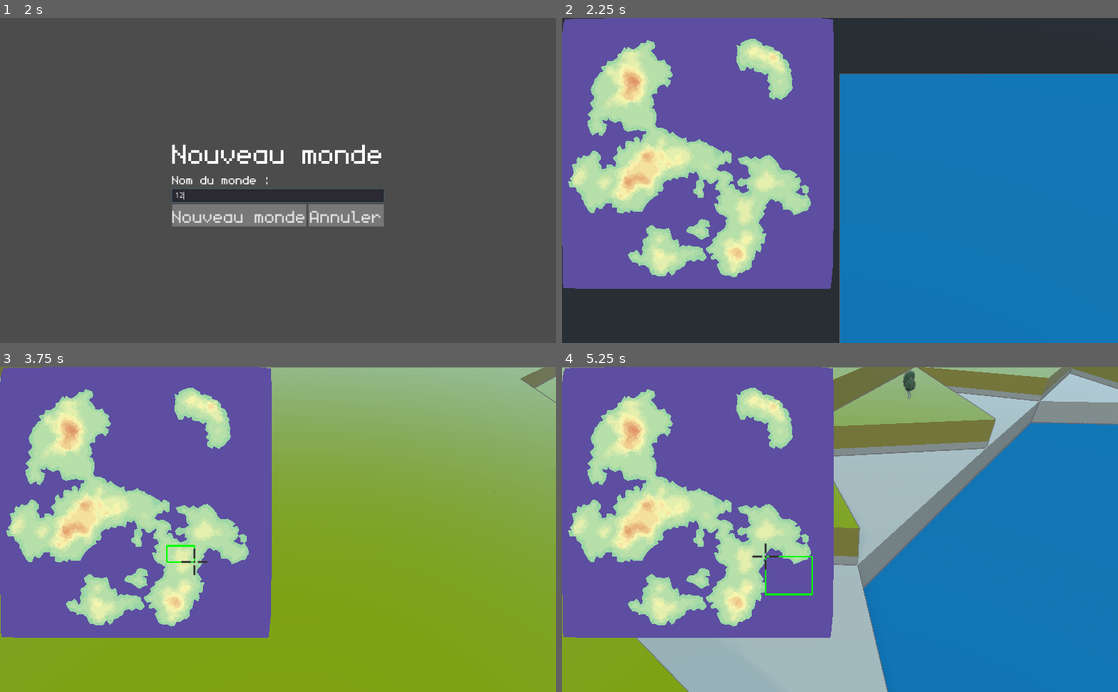
Above: before the commit, frames 1-4 (two rows, left to right).
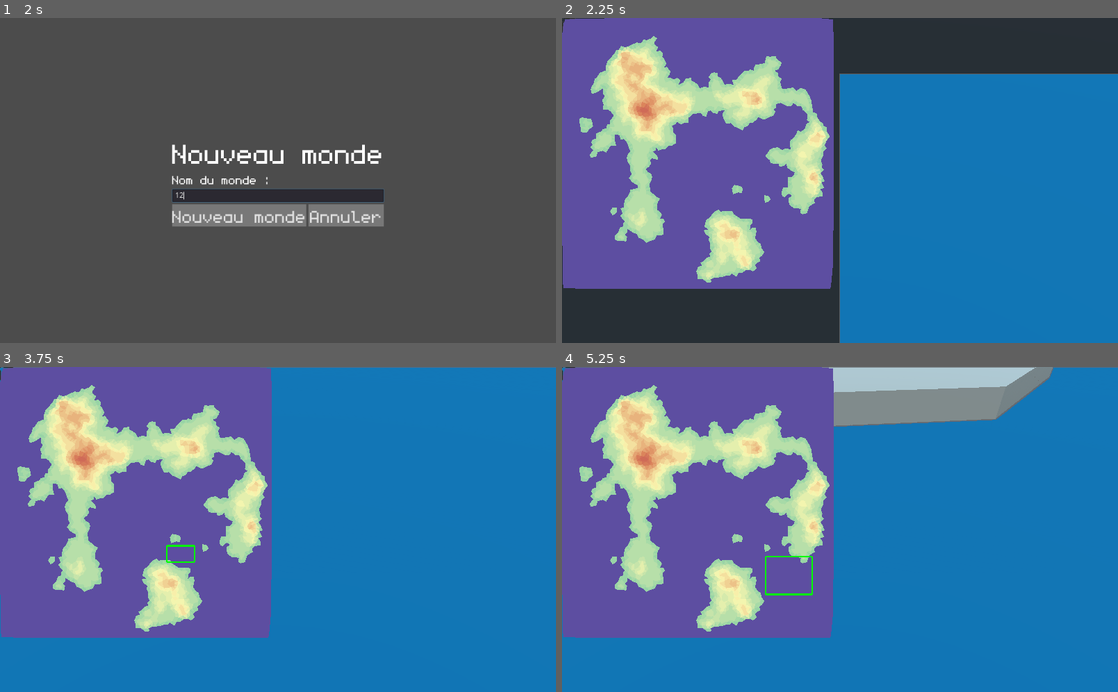
Above: after the commit, the same moments.

Repository: eriwyn/societer
Game: Godot game, scene res://menu/MainMenu.tscn
Two runs of this game, one before a commit and one after it. Both use one fixed random seed, a clock stepped at 60 frames per second and the inputs below.
Inputs (mouse positions are in pixels of both pictures, inside the frame that each line leads up to):
- Up to frame 1 (2 s): click "Nouveau monde" at 0.5 s; click (278, 196) at 1.27 s; type "12" at 1.35 s
- Up to frame 2 (2.25 s): click "Nouveau monde" at 2 s
- Up to frame 3 (3.75 s): tap Enter at 2.75 s; move the mouse to (400, 513) at 2.77 s; press the mouse at (400, 513) at 2.78 s; release the mouse at (400, 513) at 3.5 s; tap Space at 3.5 s; drag from (166, 545) to (250, 594) at 3.52 s
- Up to frame 4 (5.25 s): tap Enter at 4.25 s; move the mouse to (895, 458) at 4.27 s; press the mouse at (895, 458) at 4.28 s; release the mouse at (895, 458) at 5 s; tap Space at 5 s; drag from (812, 594) to (673, 480) at 5.02 s

Frame 1 is identical in both runs. In frame 2, 17% of the frame differs, in the area x 1-49%, y 5-82%; in frame 3, 76%, in the area x 0-100%, y 0-100%; in frame 4, 46%.

Commit message:
Nouvelle scène pour la génération du monde

Diff:
--- a/menu/LoadWorld.gd
+++ b/menu/LoadWorld.gd
@@ -15,4 +15,4 @@
 
 func _button_pressed(name):
 	Global.terrain_name = name
-	get_tree().change_scene("res://world/game.tscn")
+	get_tree().change_scene("res://utils/world_generation/WorldGeneration.tscn")
--- a/menu/NewWorld.gd
+++ b/menu/NewWorld.gd
@@ -11,4 +11,4 @@
 
 func _on_CreateButton_pressed():
 	Global.terrain_name = $VBoxContainer/LineEdit.text
-	get_tree().change_scene("res://world/game.tscn")
+	get_tree().change_scene("res://utils/world_generation/WorldGeneration.tscn")
--- a/ui/map/map.gd
+++ b/ui/map/map.gd
@@ -3,6 +3,7 @@
 signal map_clicked
 
 func heightmap():
+	print (Global.terrain)
 	for triangle in Global.terrain.get_triangles():
 		var colors = Gradient.new()
 		colors.add_point(0.999,  Color("#9e0142")) # red
@@ -97,6 +98,3 @@
 		var new_position = get_viewport().get_mouse_position() / scale
 		if new_position.x <= 2000 and new_position.y <= 2000:
 			emit_signal("map_clicked", new_position)
-
-func _on_Game_world_loaded():
-	update()
--- a/world/game.gd
+++ b/utils/world_generation/WorldGeneration.gd
@@ -1,6 +1,4 @@
-extends Node
-
-signal world_loaded
+extends Control
 
 export(int) var width = 2000
 export(int) var height = 2000
@@ -33,7 +31,7 @@
 
 	if Global.terrain.is_created() or Global.terrain.is_loaded():
 		add_trees()
-		emit_signal("world_loaded")
+		get_tree().change_scene("res://world/game.tscn")
 	else:
 		Global.print_debug("Pas de Global.terrain, pas de construction ...")
 		Global.print_debug("Pas de construction ..., pas de palais ...")
--- /dev/null
+++ b/utils/world_generation/WorldGeneration.tscn
@@ -0,0 +1,18 @@
+[gd_scene load_steps=2 format=2]
+
+[ext_resource path="res://utils/world_generation/WorldGeneration.gd" type="Script" id=1]
+
+[node name="WorldGeneration" type="Control"]
+anchor_right = 1.0
+anchor_bottom = 1.0
+script = ExtResource( 1 )
+
+[node name="ProgressBar" type="ProgressBar" parent="."]
+anchor_left = 0.5
+anchor_top = 0.5
+anchor_right = 0.5
+anchor_bottom = 0.5
+margin_left = -82.5
+margin_top = -7.0
+margin_right = 82.5
+margin_bottom = 7.0
--- a/world/World3d.gd
+++ b/world/World3d.gd
@@ -1,8 +1,7 @@
 extends Spatial
 
 func _ready():
-	pass
-
+	draw_world()
 
 func draw_world():
 	# for i in range(0, 1, 1):
@@ -43,6 +42,3 @@
 	mi.cast_shadow = GeometryInstance.SHADOW_CASTING_SETTING_ON
 	print(mi)
 	add_child(mi)
-
-func _on_Game_world_loaded():
-	draw_world()
--- a/world/game.tscn
+++ b/world/game.tscn
@@ -1,7 +1,6 @@
-[gd_scene load_steps=8 format=2]
+[gd_scene load_steps=7 format=2]
 
 [ext_resource path="res://ui/ui.tscn" type="PackedScene" id=1]
-[ext_resource path="res://world/game.gd" type="Script" id=2]
 [ext_resource path="res://world/default_env.tres" type="Environment" id=3]
 [ext_resource path="res://world/World3d.gd" type="Script" id=4]
 [ext_resource path="res://utils/camera/CamBase.tscn" type="PackedScene" id=5]
@@ -13,7 +12,6 @@
 albedo_color = Color( 0.054902, 0.533333, 0.741176, 1 )
 
 [node name="Game" type="Node"]
-script = ExtResource( 2 )
 
 [node name="UI" parent="." instance=ExtResource( 1 )]
 
@@ -47,8 +45,6 @@
 light_energy = 0.1
 shadow_enabled = true
 
-[connection signal="world_loaded" from="." to="UI/Map" method="_on_Game_world_loaded"]
-[connection signal="world_loaded" from="." to="World3d" method="_on_Game_world_loaded"]
 [connection signal="map_clicked" from="UI/Map" to="World3d/CamBase/Camera" method="_on_Map_map_clicked"]
 [connection signal="camera_moved" from="World3d/CamBase/Camera" to="UI/Map/Cursor" method="_on_Camera_camera_moved"]
 
